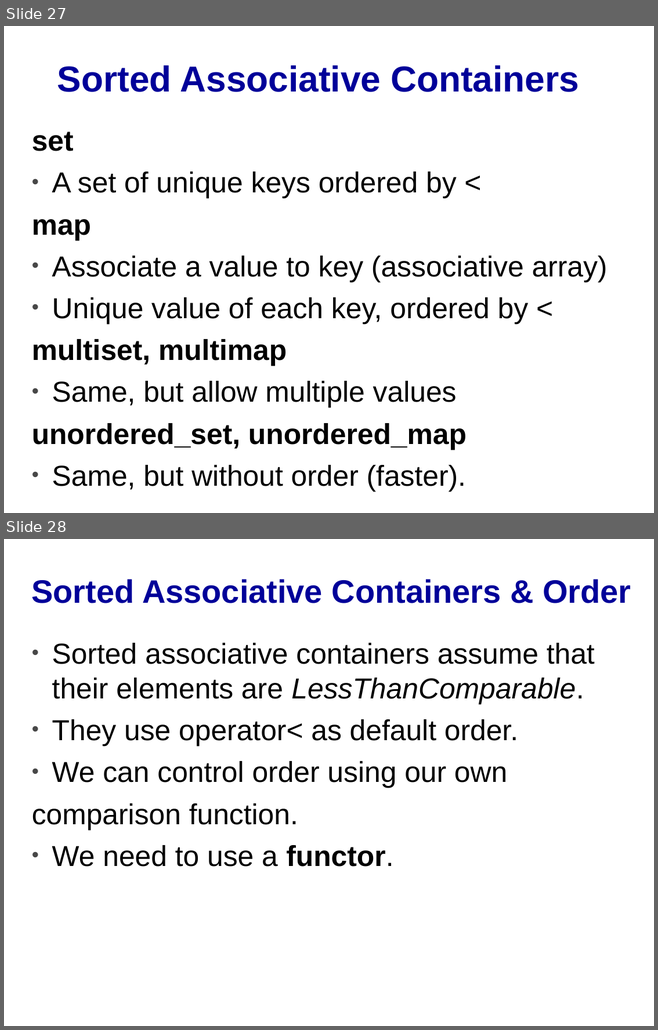
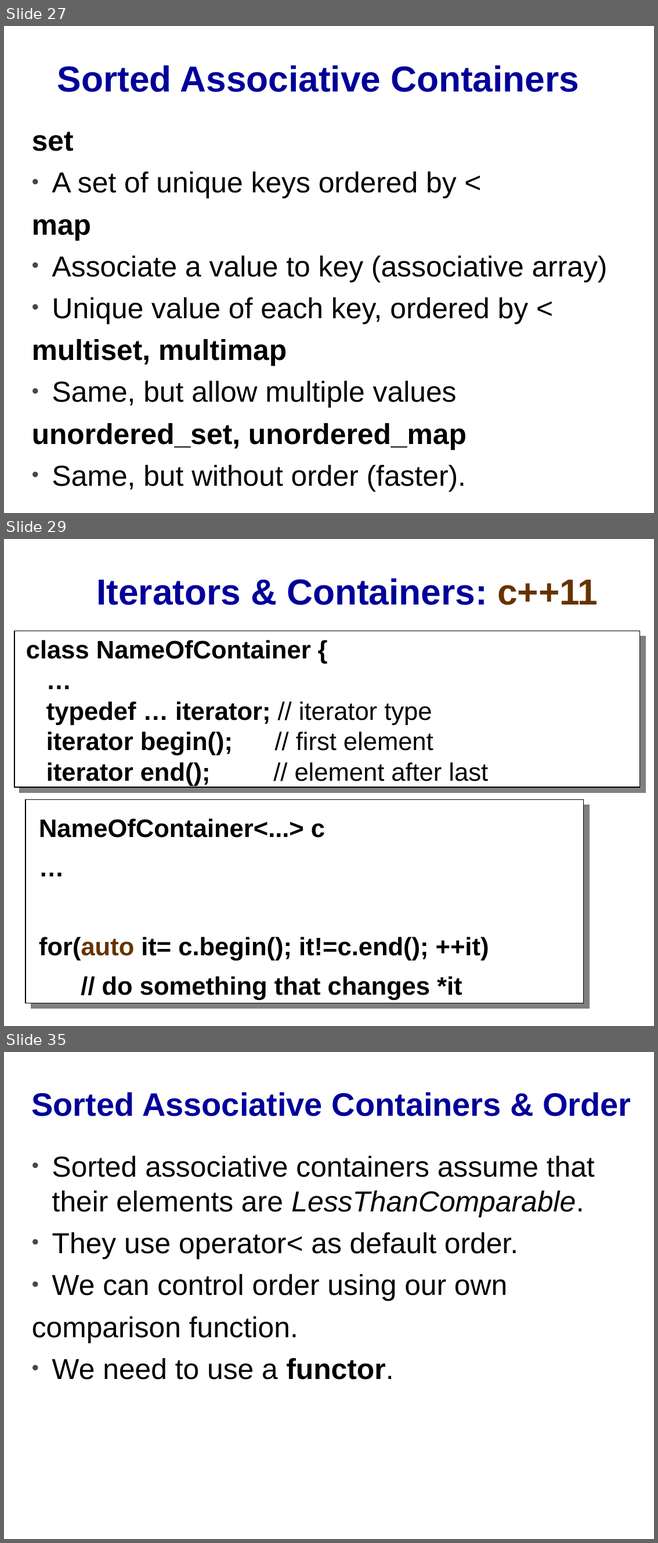
Before and after one commit to cpp-at-ariel/cpp-5780, a slide deck: 10-stl-containers/slides-containers.odp. Shown one above the other, each under a label of ours: slides 27 and 28 before the commit, slides 27, 29 and 35 after it; the slides between them are not shown. The pictures are 658x1030 and 658x1543 pixels, drawn with LibreOffice and Linux fonts; fonts in the diff are those of the drawing. Boxes give left, top, right and bottom in pixels: in the first picture for what was removed or moved away, otherwise in the second. Text is boxed around its words. In the diff, an @@ line names an element or a change of style, - is before the commit and + after.

```diff
--- a/10-stl-containers/slides-containers.odp
+++ b/10-stl-containers/slides-containers.odp
@@ slide 29 added at [4, 539, 654, 1026], background #FFFFFF @@
@@ title added at [96, 578, 597, 605], 40 pt, text #000099, bold @@
+Iterators & Containers: c++11
@@ freeform shape added at [14, 631, 639, 788], fill #FFFFFF, outline #000000 0.99 pt @@
@@ text added at [26, 640, 488, 786], 28 pt, text #000000, bold @@
+class NameOfContainer {
+…
+typedef … iterator; // iterator type
+iterator begin(); // first element
+iterator end(); // element after last
@@ freeform shape added at [25, 799, 583, 1003], fill #FFFFFF, outline #000000 0.99 pt, 28 pt, text #000000, bold @@
+NameOfContainer<...> c
+…
+for(auto it= c.begin(); it!=c.end(); ++it)
+// do something that changes *it
@@ what was slide 28 is now slide 35 @@
```
Also in this commit, not shown: 3 slides changed, 6 other slides added, 31 other files.
